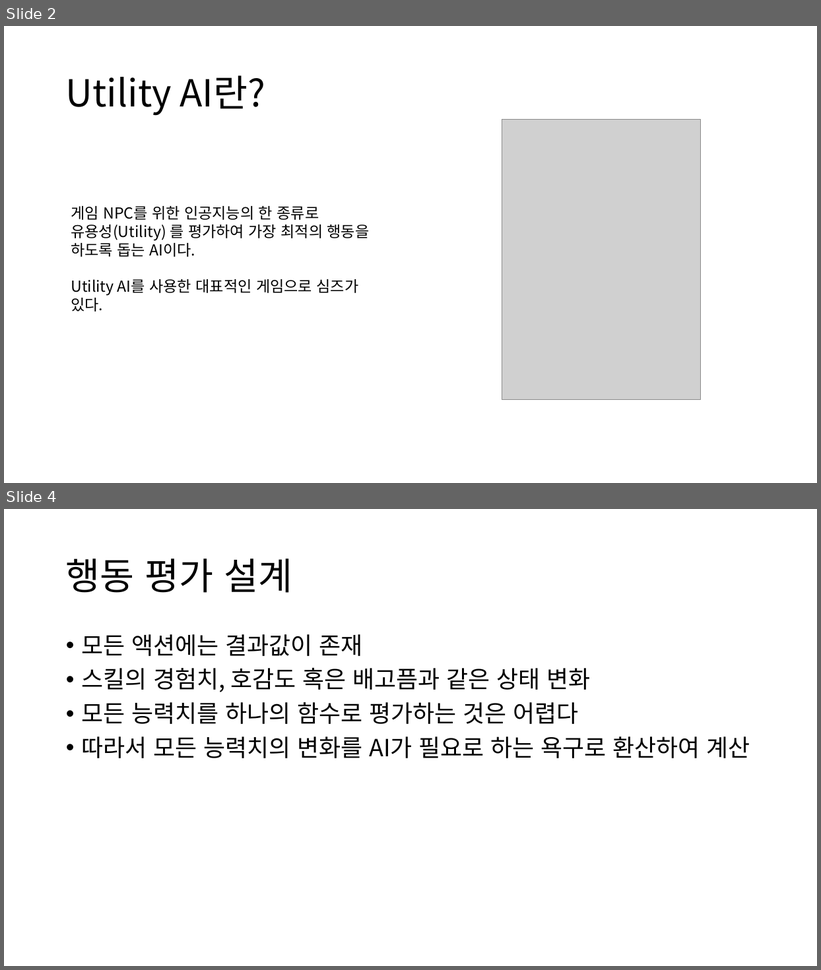
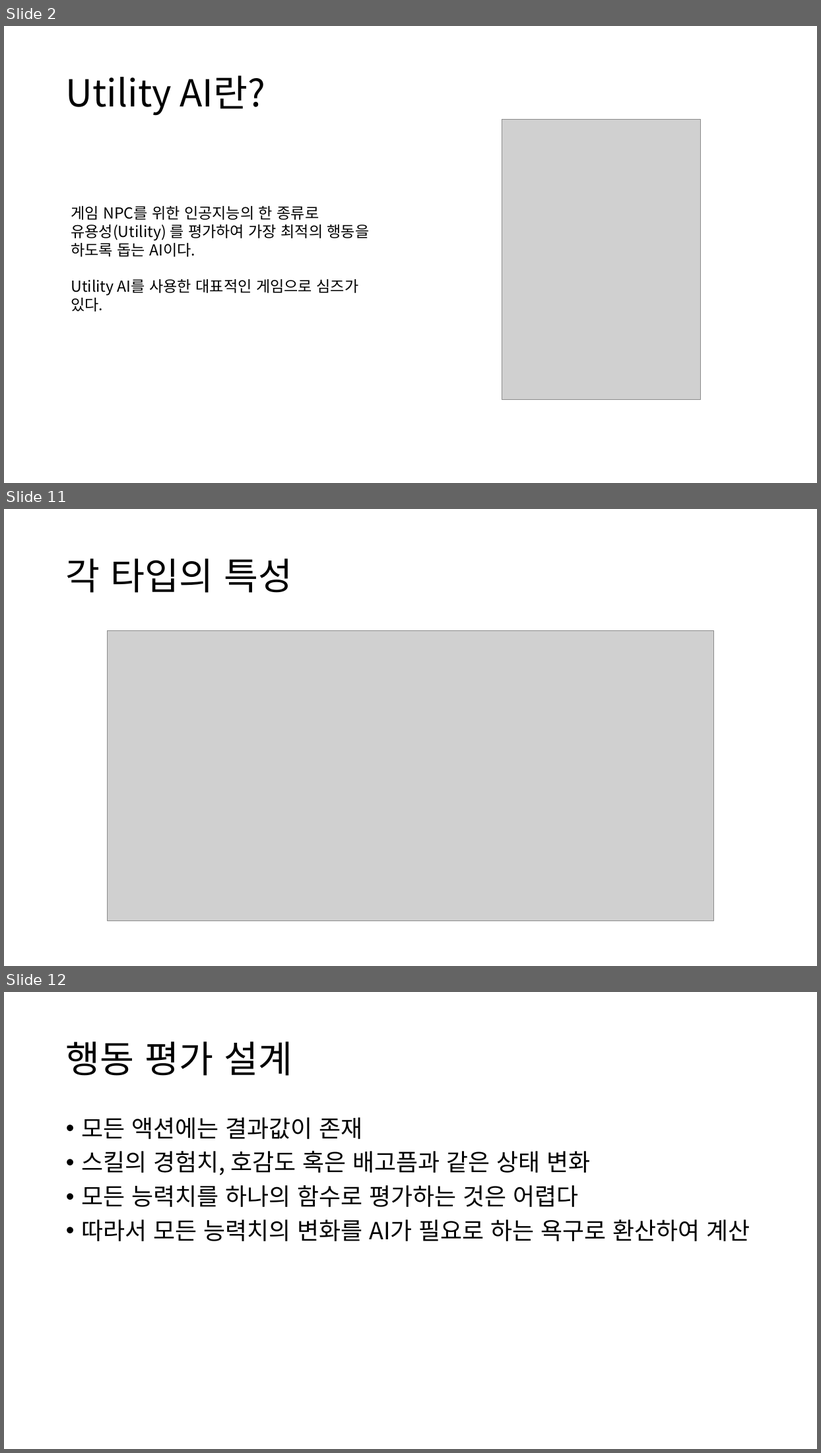
Before and after one commit to pilboy97/SchoolSim, a slide deck: Doc/Utility AI의 구현과 검증.pptx. Shown one above the other, each under a label of ours: slides 2 and 4 before the commit, slides 2, 11 and 12 after it; the slides between them are not shown. The pictures are 821x970 and 821x1453 pixels, drawn with LibreOffice and Linux fonts; fonts in the diff are those of the drawing; grey boxes stand for pictures. Boxes give left, top, right and bottom in pixels: in the first picture for what was removed or moved away, otherwise in the second. Text is boxed around its words. In the diff, an @@ line names an element or a change of style, - is before the commit and + after.

```diff
--- a/Doc/Utility AI의 구현과 검증.pptx
+++ b/Doc/Utility AI의 구현과 검증.pptx
@@ slide 11 added at (x1=4, y1=509, x2=817, y2=966), background #FFFFFF @@
@@ title added at (x1=66, y1=559, x2=292, y2=593), 44 pt, text #000000 @@
+각 타입의 특성
@@ picture added at (x1=107, y1=631, x2=714, y2=921) @@
@@ what was slide 4 is now slide 12 @@
```
Also in this commit, not shown: 8 slides changed, 4 other slides added, 1 slide removed, 26 other files.
